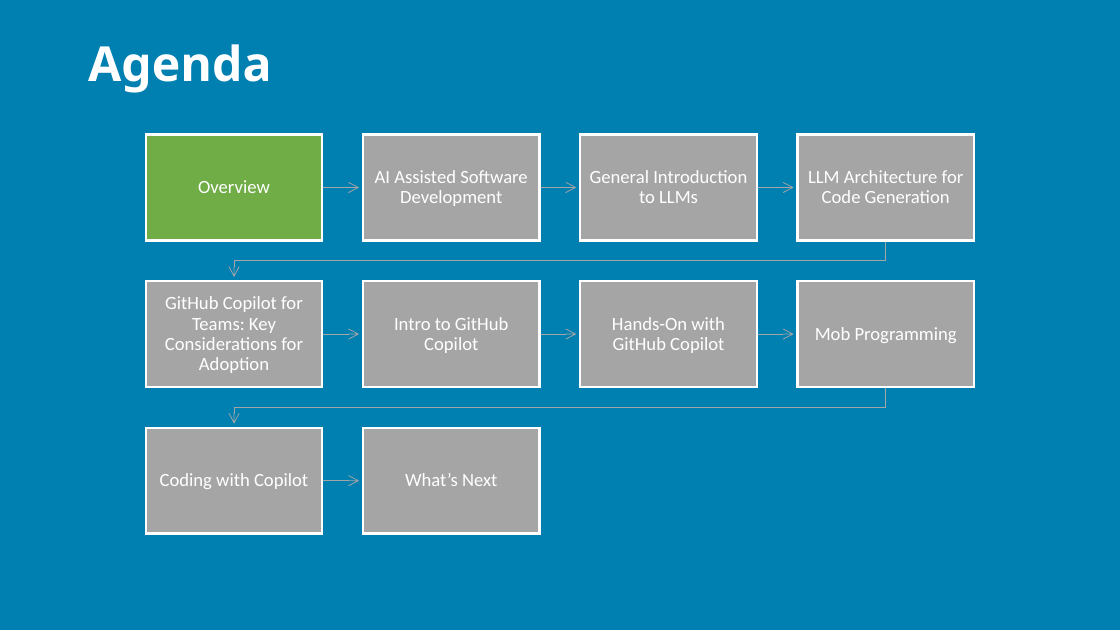
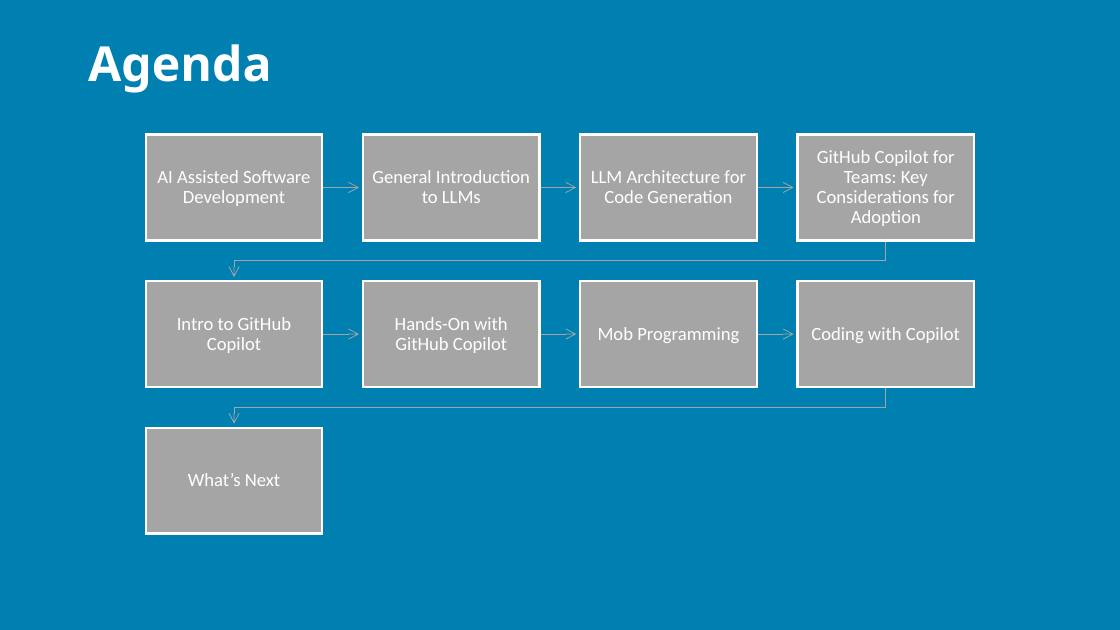
Before and after one commit to j0hnnymiller/AI-Assisted-Software-Development, a slide deck: slide 5 of Slides/AIASD-v2-day-1.pptx. Drawn at 1120x630 pixels with LibreOffice and Linux fonts; fonts in the diff are those of the drawing; background and template pictures are left out. Boxes give left, top, right and bottom in pixels: in the first picture for what was removed or moved away, otherwise in the second. Text is boxed around its words. In the diff, an @@ line names an element or a change of style, - is before the commit and + after.

```diff
--- a/Slides/AIASD-v2-day-1.pptx
+++ b/Slides/AIASD-v2-day-1.pptx
@@ rectangle at (146,134,323,241): fill #70AD47 to #A5A5A5 @@
@@ text "GitHub Copilot for Teams: Key ...": place and size @@
-text "GitHub Copilot for Teams: Key ..." at (165,296,303,373)
+text "GitHub Copilot for Teams: Key ..." at (817,150,955,226)
@@ text removed at (198,180,270,193) @@
-Overview
@@ text "Coding with Copilot": place and size @@
-text "Coding with Copilot" at (160,473,308,489)
+text "Coding with Copilot" at (811,327,960,343)
@@ 7 texts: place and size @@
-7 texts at (375,170,964,486)
+7 texts at (157,170,746,486)
@@ rectangle removed at (363,428,540,534) @@
@@ freeform shape removed at (323,475,360,486) @@
```
Also in this commit, not shown: 12 other slides changed, 2 slides removed, 1 other file.
